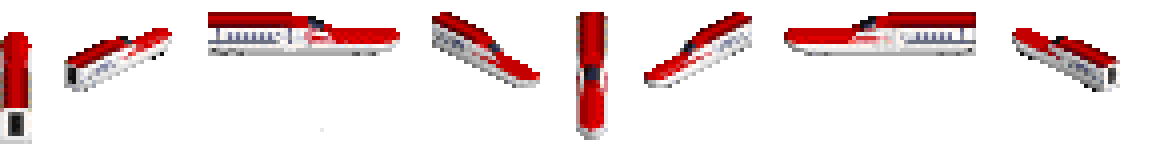
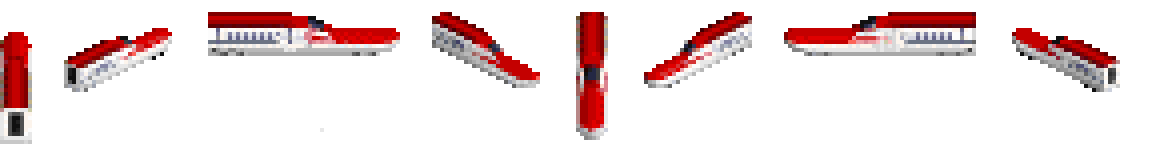
Before/after of a 1152 × 144 layered artwork. What changed in the layer stack:
painted on "touchup" over (8, 56, 28, 68)
